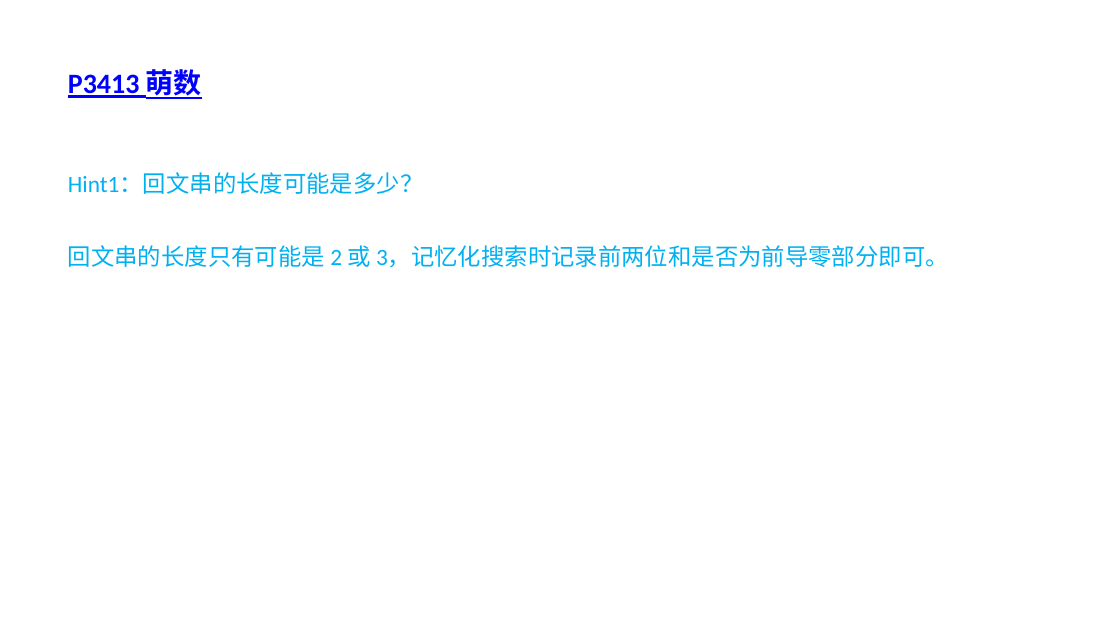
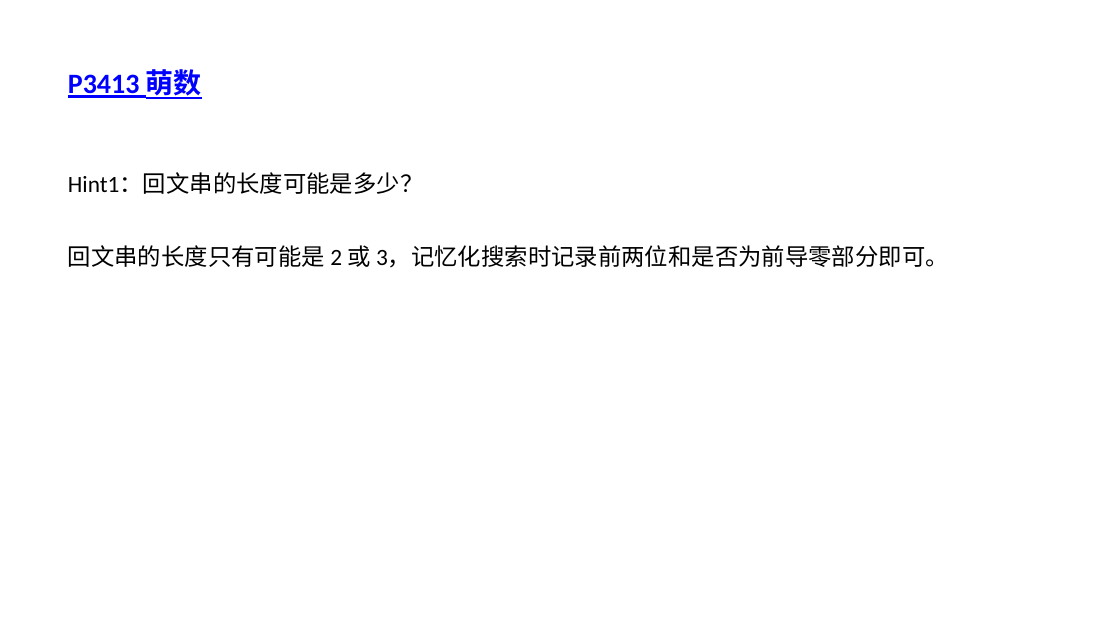
Before and after one commit to CJOI2026/CJOI2026, a slide deck: slide 9 of 2025上自主学习/Tree&DP-wjh.pptx. Drawn at 1120x630 pixels with LibreOffice and Linux fonts; fonts in the diff are those of the drawing; background and template pictures are left out. Boxes give left, top, right and bottom in pixels: in the first picture for what was removed or moved away, otherwise in the second. Text is boxed around its words. In the diff, an @@ line names an element or a change of style, - is before the commit and + after.

```diff
--- a/2025上自主学习/Tree&DP-wjh.pptx
+++ b/2025上自主学习/Tree&DP-wjh.pptx
@@ text "Hint1：回文串的长度可能是多少？" at [68, 172, 949, 268]: text colour #00B0F0 to #000000 @@
```
Also in this commit, not shown: 12 other slides changed.
